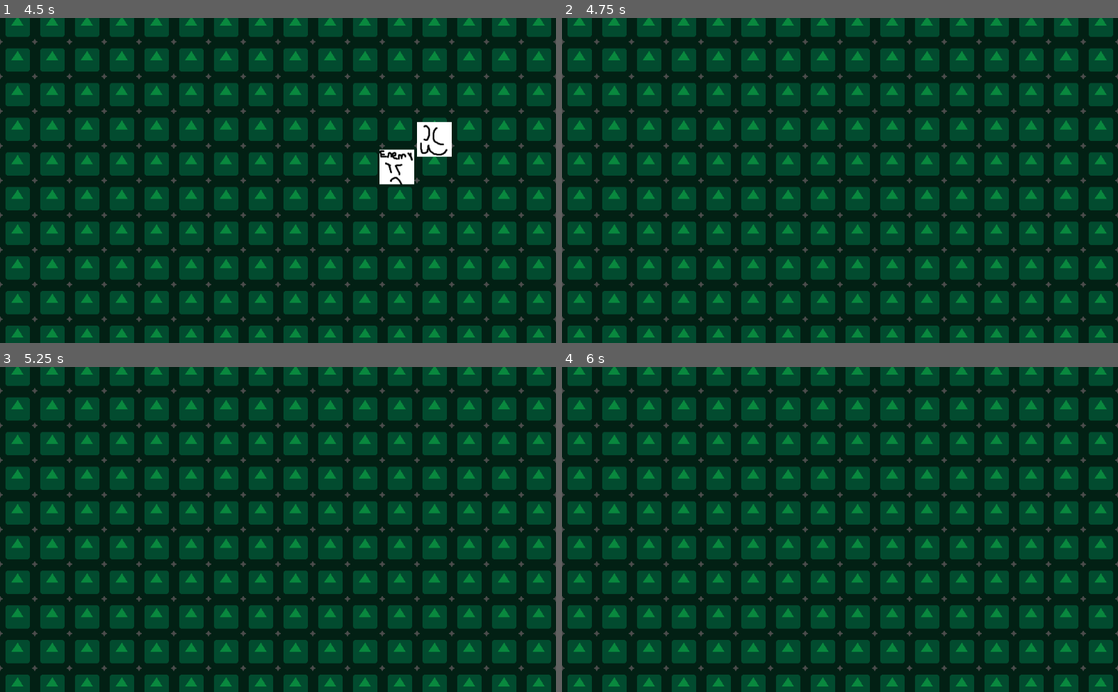
Above: before the commit, frames 1-4 (two rows, left to right).
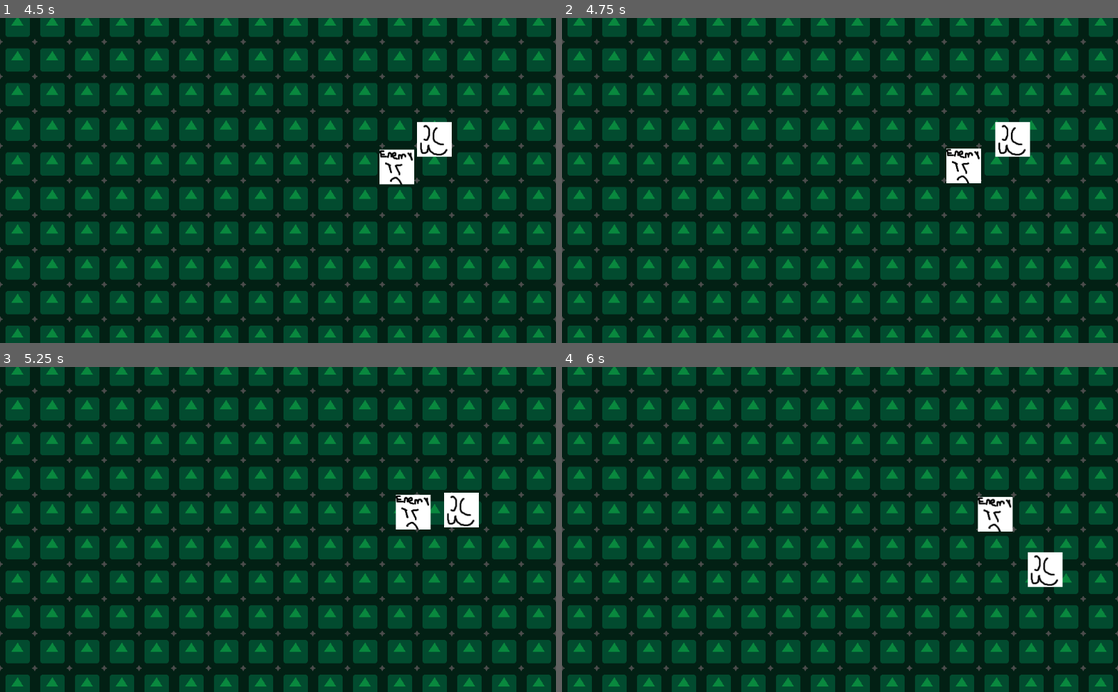
Above: after the commit, the same moments.

Repository: IAmBot102102/TheHereticKnight
Game: Godot game, scene res://Scenes/World.tscn
Same seed, same stepped clock (60 frames per second), same inputs: the game is played once before the commit and once after it. The engine's default icon, where the game draws it, is replaced by a stand-in: a white triangle on a blue panel in a dark square.
Inputs:
- Up to frame 1 (4.5 s): tap Enter at 0.5 s; hold Right (ui_right) 0.53-1.28 s; hold Down (ui_down) 1.28-2.03 s; hold Right (ui_right) 2.03-2.78 s; hold Up (ui_up) 2.78-3.53 s; hold Left (ui_left) from 3.53 s (still down)
- Up to frame 2 (4.75 s): keep holding Left (ui_left)
- Up to frame 3 (5.25 s): release Left (ui_left) at 5.03 s; hold Down (ui_down) from 5.03 s (still down)
- Up to frame 4 (6 s): release Down (ui_down) at 5.78 s; hold Right (ui_right) from 5.78 s (still down)

Frame 1 is identical in both runs. In frame 2, 1.3% of the frame differs, in the area x 69-85%, y 31-51%; in frame 3, 1.3%; in frame 4, 1.4%, in the area x 74-91%, y 39-68%.

Commit message:
Changed Icon

Diff:
--- a/Scripts/Entity/Player.gd
+++ b/Scripts/Entity/Player.gd
@@ -4,8 +4,9 @@
 The main player script contains Input, Movement and
 various other things for the user to control.
 """
-
+var DirectionFaced = "RIGHT"
 var movedir := Vector2()
+var collisionWithEnemy = false
 func _ready():
 	add_to_group("playable", true)
 	add_to_group("trackable", true)
@@ -15,6 +16,7 @@
 	if body.collider is Entity:
 		if body.collider.is_in_group("enemy"):
 			Health -= 20
+			collisionWithEnemy = true
 
 func _input(event):
 	if event is InputEventKey:
@@ -24,6 +26,19 @@
 		var DOWN = Input.is_action_pressed("ui_down")
 		movedir.x = -int(LEFT) + int(RIGHT)
 		movedir.y = -int(UP) + int(DOWN)
+		if LEFT == true:
+			DirectionFaced = "LEFT"
+		if RIGHT == true:
+			DirectionFaced = "RIGHT"
+		if UP == true:
+			DirectionFaced = "UP"
+		if DOWN == true:
+			DirectionFaced = "DOWN"
+
 
 func movement(delta) -> Vector2:
-	return movedir.normalized() * Speed * delta
+	if collisionWithEnemy == false:
+		return movedir.normalized() * Speed * delta
+	else:
+		collisionWithEnemy = false
+		return movedir.normalized() * Speed * delta * -10
--- a/project.godot
+++ b/project.godot
@@ -28,7 +28,7 @@
 
 config/name="The Heretic Knight"
 run/main_scene="res://Scenes/World.tscn"
-config/icon="res://SpritePicturesTextures/icon.png"
+config/icon="res://icon.png"
 
 [input]
 
